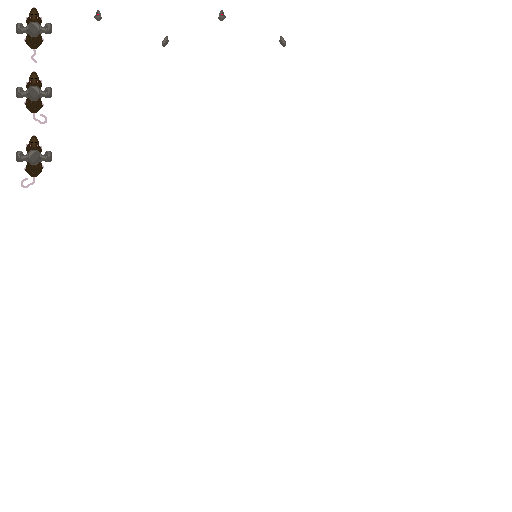
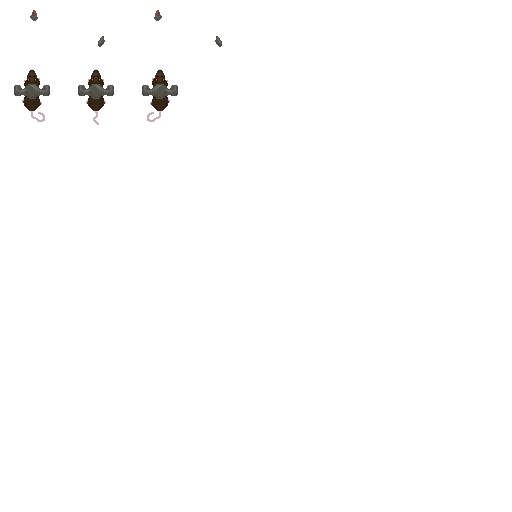
Layers edited between the first and the second 512×512 image:
painted on "Layer 4" over [14, 10, 222, 188]
removed layer "Layer 3" over [16, 71, 52, 124]
removed layer "Layer 2" over [16, 7, 286, 63]
